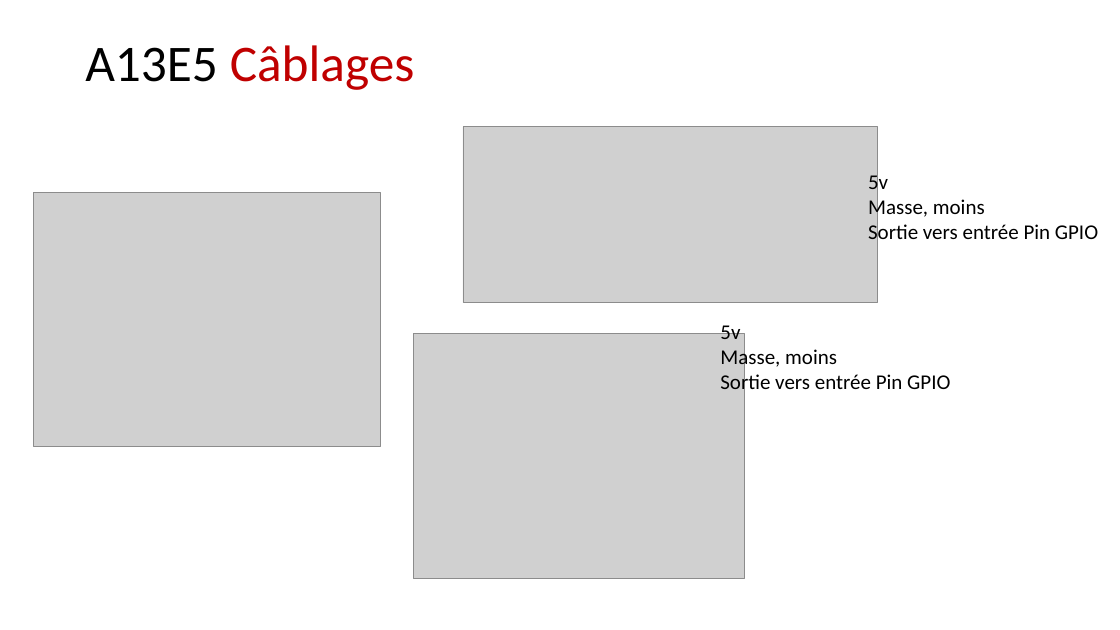
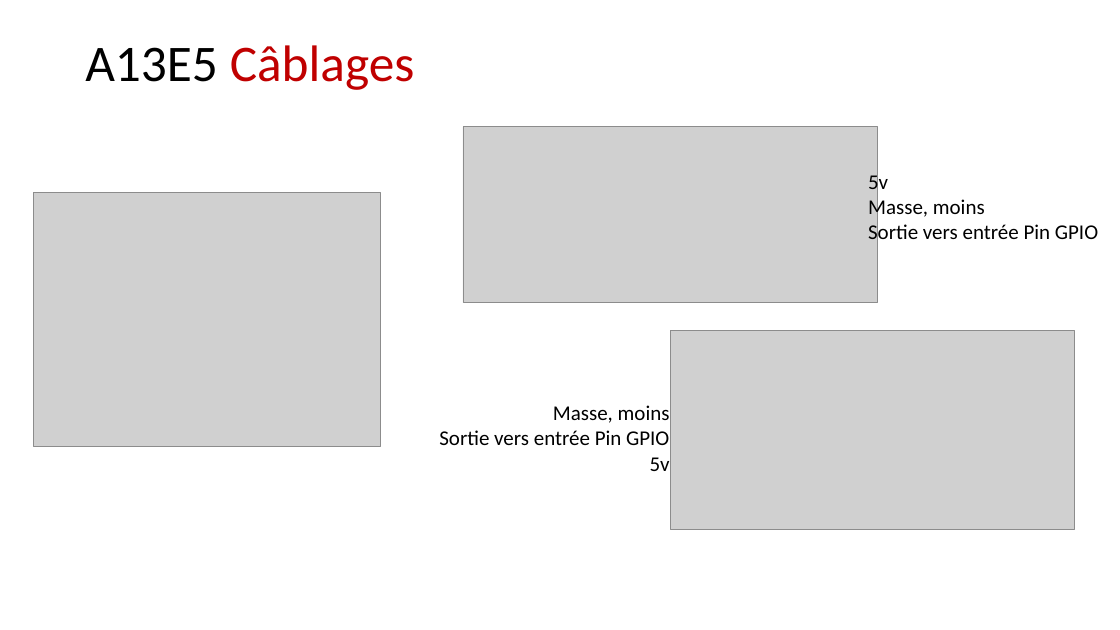
Before and after one commit to raspimjc/Ateliers, a slide deck: slide 7 of Projets_Enfants/Mini_Serre/Seance_Suivante/251203 Seance4 Atelier13 Sapin.odp. Drawn at 1120x630 pixels with LibreOffice and Linux fonts; fonts in the diff are those of the drawing; grey boxes stand for pictures. Boxes give left, top, right and bottom in pixels: in the first picture for what was removed or moved away, otherwise in the second. Text is boxed around its words. In the diff, an @@ line names an element or a change of style, - is before the commit and + after.

```diff
--- a/Projets_Enfants/Mini_Serre/Seance_Suivante/251203 Seance4 Atelier13 Sapin.odp
+++ b/Projets_Enfants/Mini_Serre/Seance_Suivante/251203 Seance4 Atelier13 Sapin.odp
@@ text at box(720, 321, 740, 339): paragraph removed @@
-5v
@@ picture: place and size @@
-picture at box(413, 334, 744, 578)
+picture at box(670, 331, 1075, 529)
@@ text "Masse, moins": place and size @@
-text "Masse, moins" at box(720, 321, 950, 396)
+text "Masse, moins" at box(439, 405, 670, 471)
@@ text at box(439, 405, 670, 445): alignment left to right @@
@@ text at box(650, 457, 670, 471): paragraph added @@
+5v
```
Also in this commit, not shown: 1 other slide changed, 1 other file.
